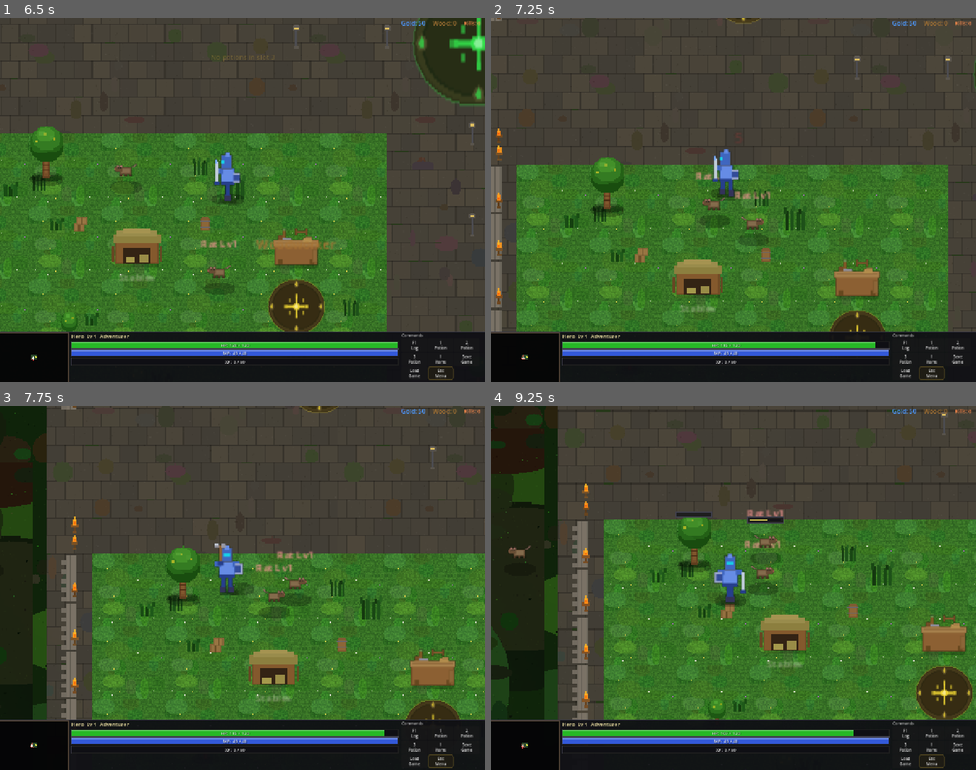
Above: before the commit, frames 1-4 (two rows, left to right).
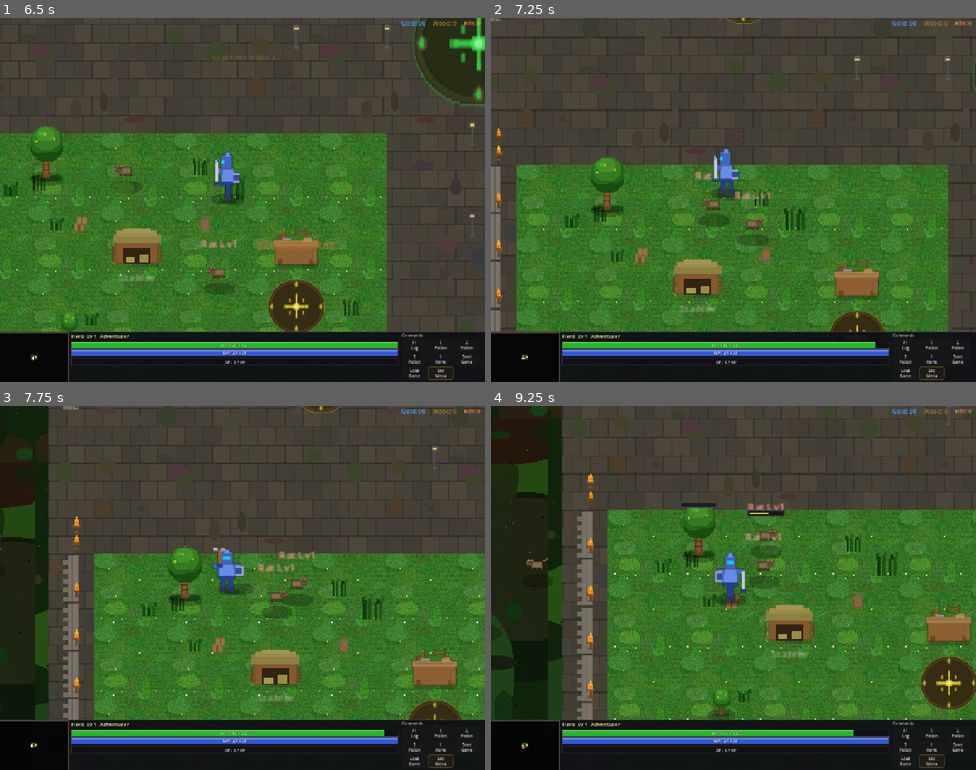
Above: after the commit, the same moments.

Repository: slxny/legends-open-rpg
Game: Godot game, scene res://scenes/main.tscn
Same seed, same stepped clock (60 frames per second), same inputs: the game is played once before the commit and once after it.
Inputs (mouse positions are in pixels of both pictures, inside the frame that each line leads up to):
- Up to frame 1 (6.5 s): tap Enter at 0.5 s; move the mouse to (349, 181) at 0.52 s; hold D (move_right) 0.53-1.25 s; hold Space (attack) 0.53-1.25 s; click (349, 181) at 0.67 s; drag from (145, 218) to (218, 272) at 1.27 s; move the mouse to (33, 356) at 2.02 s; hold D (move_right) 2.03-2.75 s; tap 1 at 2.1 s; click (33, 356) at 2.17 s; drag from (218, 272) to (451, 94) at 2.77 s; move the mouse to (388, 254) at 3.52 s; hold A (move_left) 3.53-4.25 s; tap 3 at 3.6 s; drag from (97, 145) to (431, 360) at 4.27 s; move the mouse to (266, 200) at 5.02 s; hold S (move_down) 5.03-5.75 s; tap F (interact) at 5.1 s; click (266, 200) at 5.17 s; drag from (4, 254) to (242, 221) at 5.77 s
- Up to frame 2 (7.25 s): drag from (539, 178) to (782, 119) at 6.52 s
- Up to frame 3 (7.75 s): drag from (140, 755) to (363, 726) at 7.27 s
- Up to frame 4 (9.25 s): move the mouse to (767, 588) at 8.02 s; hold S (move_down) 8.03-8.75 s; hold Space (attack) 8.03-8.75 s; click (767, 588) at 8.17 s; drag from (709, 660) to (588, 533) at 8.77 s

Frame 1 is identical in both runs. In frame 2, 0.7% of the frame differs, in the area x 1-99%, y 0-87%; in frame 3, 5.9%; in frame 4, 18%, in the area x 0-100%, y 0-95%.
Error in both runs: Invalid assignment of property or key '_mobile_potion_btns' with value of type 'Array' on a base object of type 'CharacterBody2D (player.gd)'. (res://scenes/ui…

Commit message:
Reduce per-frame overhead for smoother gameplay
- Cache zoom compensation once per frame (shared across all enemies) instead
  of calling get_viewport().get_camera_2d() per enemy per frame
- Throttle separation push computation to every 3rd physics frame
- Remove move_and_slide() from idle/stopped enemies (zero velocity = no-op)
- Remove per-enemy decrement of shared rat squeal cooldown; use timestamps
- Remove separation push from patrolling enemies (only needed in combat)
- Throttle hero stats panel buff refresh from every frame to 0.5s interval

https://claude.ai/code/session_01DfmE9dPhPshpUJaQDKzSV1

Diff:
--- a/scenes/enemies/enemy.gd
+++ b/scenes/enemies/enemy.gd
@@ -38,6 +38,9 @@
 # Outline shader for hover highlighting (shared across all enemies)
 static var _outline_shader: Shader = null
 static var _info_label_settings: LabelSettings = null
+# Shared zoom compensation cache — computed once per frame, reused by all enemies
+static var _zoom_comp_frame: int = -1
+static var _zoom_comp_value: float = 1.0
 var _info_label: Label = null
 
 # Distance-based sleep/wake — enemies far from the player disable physics processing
@@ -83,7 +86,7 @@
 static var _drop_pool: Array[Area2D] = []
 const DROP_POOL_MAX: int = 20
 # Global rat squeal cooldown — prevents overlapping squeals from swarms
-static var _rat_squeal_cooldown: float = 0.0
+static var _last_rat_squeal_msec: int = 0
 const RAT_SQUEAL_INTERVAL: float = 0.8
 # Multi-kill stagger — desynchronize simultaneous deaths
 static var _last_global_death_msec: int = 0
@@ -309,18 +312,20 @@
 	)
 
 func _get_zoom_compensation() -> float:
+	var frame = Engine.get_process_frames()
+	if _zoom_comp_frame == frame:
+		return _zoom_comp_value
+	_zoom_comp_frame = frame
 	var cam = get_viewport().get_camera_2d()
 	if cam:
-		return ZOOM_REF / cam.zoom.x
-	return 1.0
+		_zoom_comp_value = ZOOM_REF / cam.zoom.x
+	else:
+		_zoom_comp_value = 1.0
+	return _zoom_comp_value
 
 func _physics_process(delta: float) -> void:
 	if _is_dead:
 		return
-
-	# Tick rat squeal cooldown (static, shared across all enemies)
-	if _rat_squeal_cooldown > 0.0:
-		_rat_squeal_cooldown -= delta
 
 	# Distance-based sleep/wake check (throttled)
 	_sleep_check_timer -= delta
@@ -375,7 +380,6 @@
 
 func _process_idle(delta: float) -> void:
 	velocity = Vector2.ZERO
-	move_and_slide()
 	# Check for player aggro (squared distance avoids sqrt)
 	var player = _get_player()
 	if player:
@@ -442,14 +446,13 @@
 	if dist_sq_to_target < 64.0:  # 8^2
 		# Reached patrol waypoint — short pause then go idle
 		velocity = Vector2.ZERO
-		move_and_slide()
 		current_state = State.IDLE
 		# Minibosses idle briefly — restless, always on the move
 		_patrol_wait_timer = randf_range(0.2, 0.8) if is_mini_boss else randf_range(0.5, 2.0)
 		return
 
 	var dir = (_patrol_target - global_position).normalized()
-	velocity = dir * stats.move_speed * _patrol_speed_factor + _get_separation_push()
+	velocity = dir * stats.move_speed * _patrol_speed_factor
 	# Flip sprite based on movement direction
 	if dir.x < -0.1:
 		sprite.flip_h = true
@@ -457,7 +460,15 @@
 		sprite.flip_h = false
 	move_and_slide()
 
+var _cached_sep_push: Vector2 = Vector2.ZERO
+var _sep_push_skip: int = 0  # Skip counter — recompute every 3rd frame
+
 func _get_separation_push(in_attack: bool = false) -> Vector2:
+	# Throttle: recompute every 3 physics frames, reuse cache otherwise
+	_sep_push_skip += 1
+	if _sep_push_skip < 3:
+		return _cached_sep_push
+	_sep_push_skip = 0
 	# Proximity-based soft separation — enemies repel each other without hard collisions
 	# Optimized: only check camp-mates (parent's children) instead of all enemies globally
 	var push = Vector2.ZERO
@@ -466,6 +477,7 @@
 	var check_radius_sq: float = check_radius * check_radius
 	var parent = get_parent()
 	if not parent:
+		_cached_sep_push = push
 		return push
 	for other in parent.get_children():
 		if other == self:
@@ -493,6 +505,7 @@
 	var max_push = 70.0 if in_attack else 120.0
 	if push.length_squared() > max_push * max_push:
 		push = push.normalized() * max_push
+	_cached_sep_push = push
 	return push
 
 func _process_chase(delta: float) -> void:
@@ -588,9 +601,10 @@
 				_apply_effect_to_target(target)
 
 func _try_rat_squeal() -> void:
-	if _rat_squeal_cooldown > 0.0:
-		return
-	_rat_squeal_cooldown = RAT_SQUEAL_INTERVAL
+	var now_msec = Time.get_ticks_msec()
+	if now_msec - _last_rat_squeal_msec < int(RAT_SQUEAL_INTERVAL * 1000.0):
+		return
+	_last_rat_squeal_msec = now_msec
 	var variant = randi_range(1, 3)
 	AudioManager.play_sfx("rat_squeal_%d" % variant, -8.0)
 
@@ -598,7 +612,6 @@
 	var dist_sq = global_position.distance_squared_to(home_position)
 	if dist_sq < 25.0:  # 5^2
 		velocity = Vector2.ZERO
-		move_and_slide()
 		current_state = State.IDLE
 		stats.current_hp = stats.max_hp
 		_update_hp_bar()
--- a/scenes/ui/changelog_dialog.gd
+++ b/scenes/ui/changelog_dialog.gd
@@ -9,9 +9,22 @@
 var _is_visible: bool = false
 var _is_mobile: bool = false
 
-const GAME_VERSION := "v0.75.1"
+const GAME_VERSION := "v0.75.2"
 
 const CHANGELOG: Array[Dictionary] = [
+	{
+		"version": "v0.75.2",
+		"title": "Per-frame overhead reduction for smoother gameplay",
+		"date": "2026-03-07",
+		"entries": [
+			"Cached zoom compensation across all enemies — computed once per frame instead of per-enemy",
+			"Throttled enemy separation push to every 3rd physics frame with cached result",
+			"Removed move_and_slide() calls from idle and stopped enemies",
+			"Removed per-enemy tick of shared rat squeal cooldown — use msec timestamps instead",
+			"Removed separation push from patrolling enemies (only needed in combat)",
+			"Throttled hero stats panel buff refresh from every frame to 2x/second",
+		]
+	},
 	{
 		"version": "v0.75.1",
 		"title": "Smooth combat — eliminate attack stutter",
--- a/scenes/ui/hero_stats_panel.gd
+++ b/scenes/ui/hero_stats_panel.gd
@@ -105,9 +105,15 @@
 		stats_label.add_theme_font_size_override("normal_font_size", 34)
 		$Panel/MarginContainer/VBox/Scroll/ScrollContent/BuffsTitle.add_theme_font_size_override("font_size", 40)
 
-func _process(_delta: float) -> void:
+var _buff_refresh_timer: float = 0.0
+const BUFF_REFRESH_INTERVAL: float = 0.5  # Refresh buffs twice per second, not every frame
+
+func _process(delta: float) -> void:
 	if _is_visible and _player:
-		_refresh_buffs()
+		_buff_refresh_timer -= delta
+		if _buff_refresh_timer <= 0.0:
+			_buff_refresh_timer = BUFF_REFRESH_INTERVAL
+			_refresh_buffs()
 
 func _refresh() -> void:
 	if not _player:
